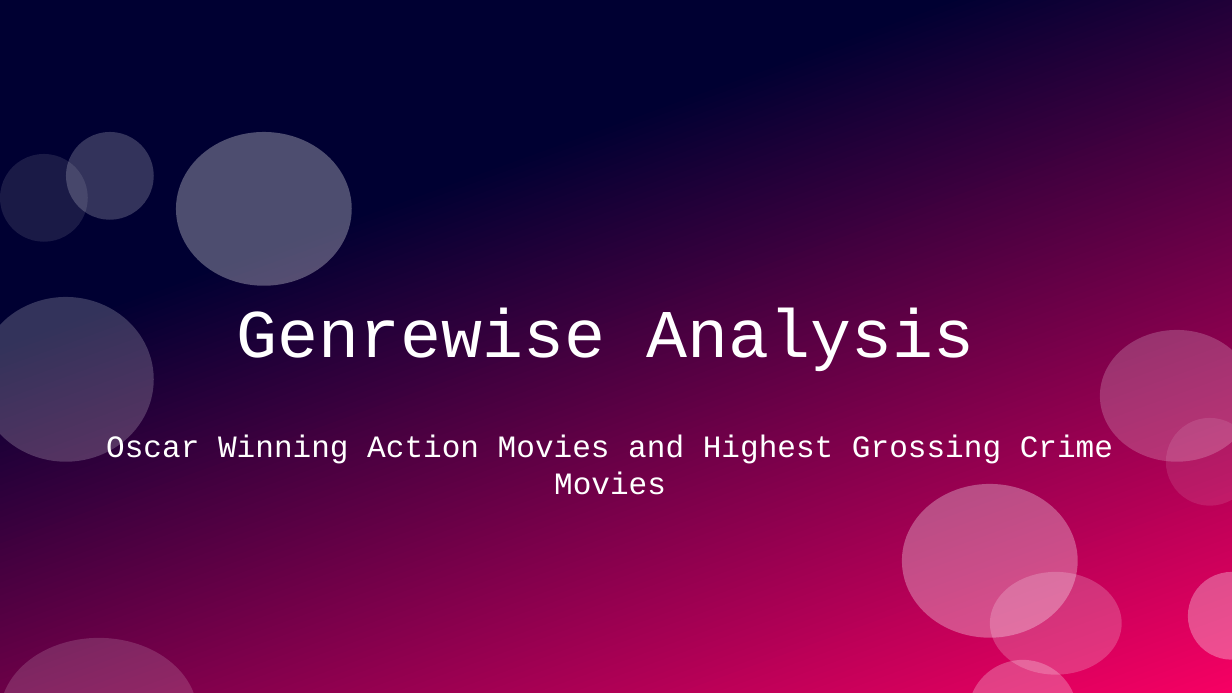
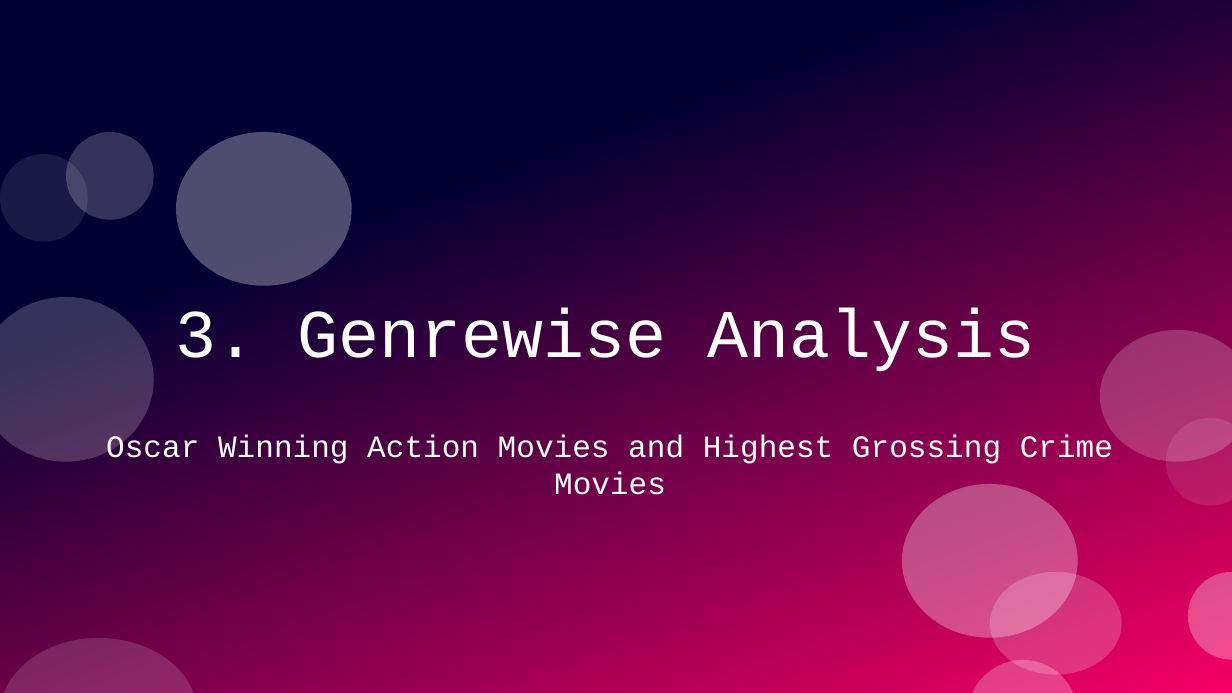
Before and after one commit to SacredFisher/Python_Project, a slide deck: slide 9 of SrikarP_FilmProject.pptx. Drawn at 1232x693 pixels with LibreOffice and Linux fonts; fonts in the diff are those of the drawing. Boxes give left, top, right and bottom in pixels: in the first picture for what was removed or moved away, otherwise in the second. Text is boxed around its words. In the diff, an @@ line names an element or a change of style, - is before the commit and + after.

```diff
--- a/SrikarP_FilmProject.pptx
+++ b/SrikarP_FilmProject.pptx
@@ title at (175, 308, 1036, 371): text changed @@
-Genrewise Analysis
+3. Genrewise Analysis
```
Also in this commit, not shown: 10 other slides changed, 1 slide added, 1 slide removed, 1 other file.
